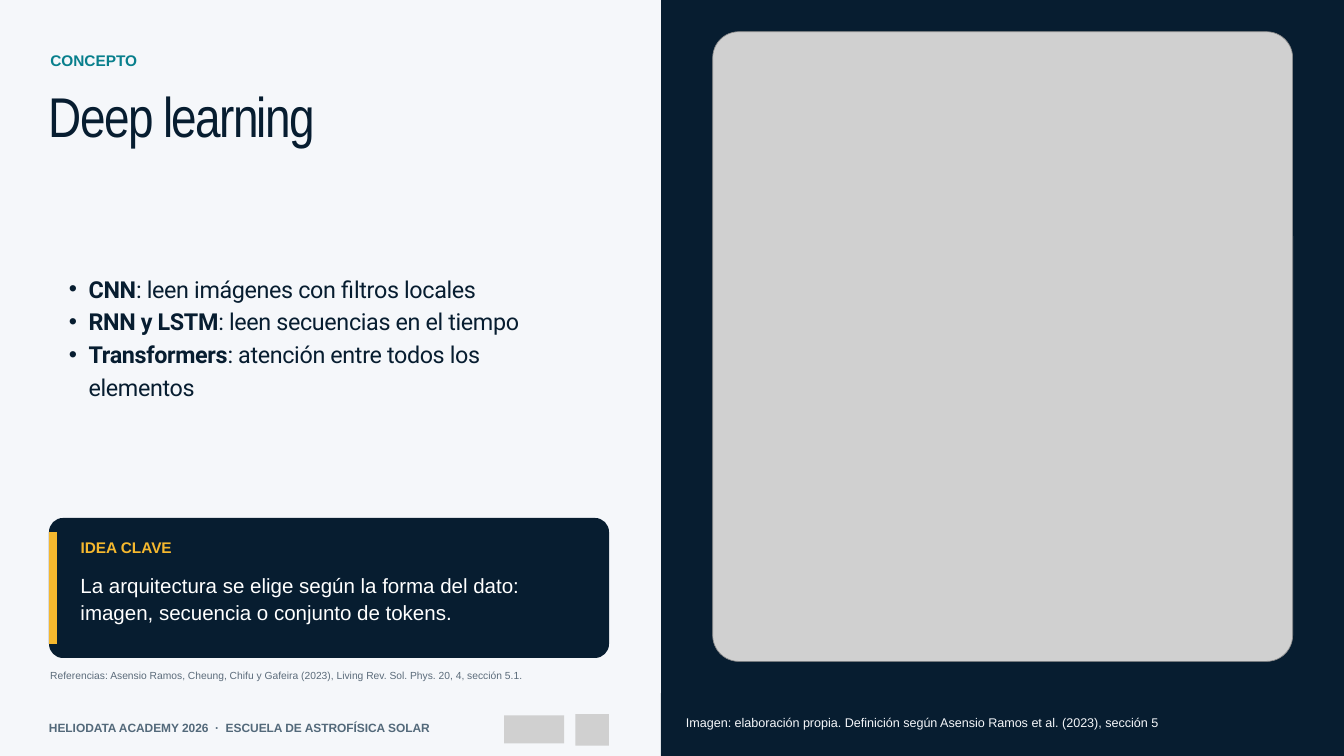
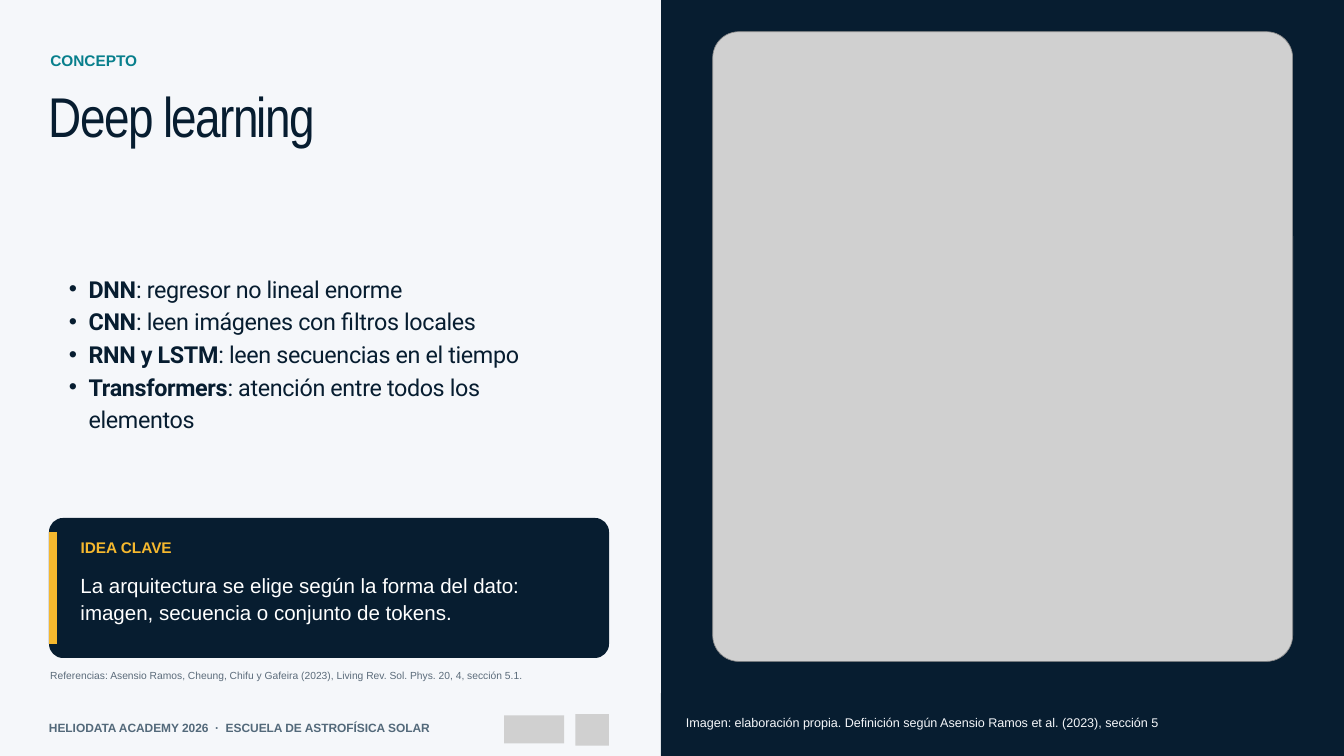
Before and after one commit to Group-of-Solar-Astrophysics/Escuela-Astrofisica-Solar-2026, a slide deck: slide 5 of 01_Material_por_expositor/Juan_Esteban_Agudelo_Ortiz/01_Presentacion/Machine_Learning_aplicado_al_Sol_Escuela_2026.pptx. Drawn at 1344x756 pixels with LibreOffice and Linux fonts; fonts in the diff are those of the drawing; grey boxes stand for pictures. Boxes give left, top, right and bottom in pixels: in the first picture for what was removed or moved away, otherwise in the second. Text is boxed around its words. In the diff, an @@ line names an element or a change of style, - is before the commit and + after.

```diff
--- a/01_Material_por_expositor/Juan_Esteban_Agudelo_Ortiz/01_Presentacion/Machine_Learning_aplicado_al_Sol_Escuela_2026.pptx
+++ b/01_Material_por_expositor/Juan_Esteban_Agudelo_Ortiz/01_Presentacion/Machine_Learning_aplicado_al_Sol_Escuela_2026.pptx
@@ text at (89, 280, 402, 303): paragraph added @@
+  • DNN: regresor no lineal enorme
```
Also in this commit, not shown: 1 other file.
